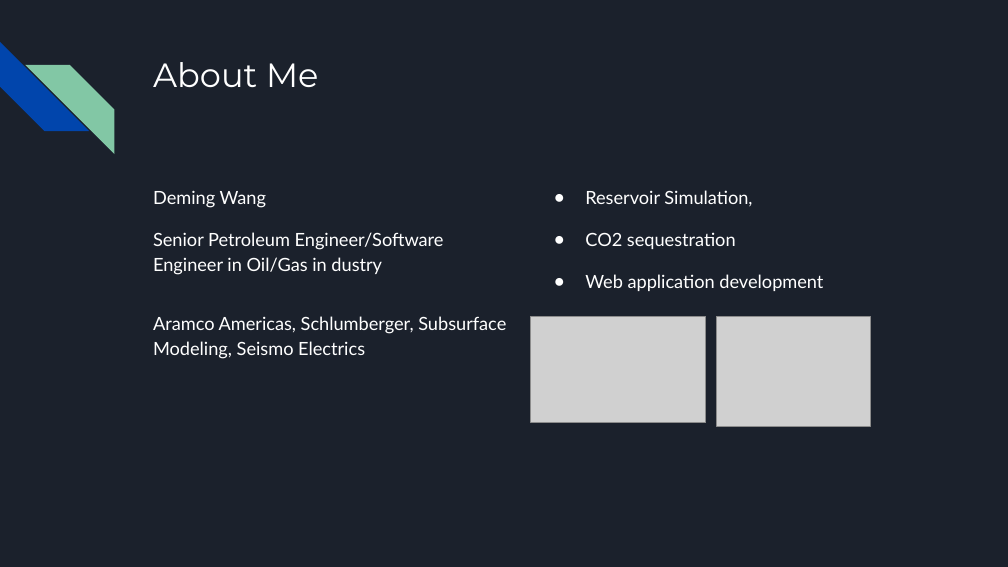
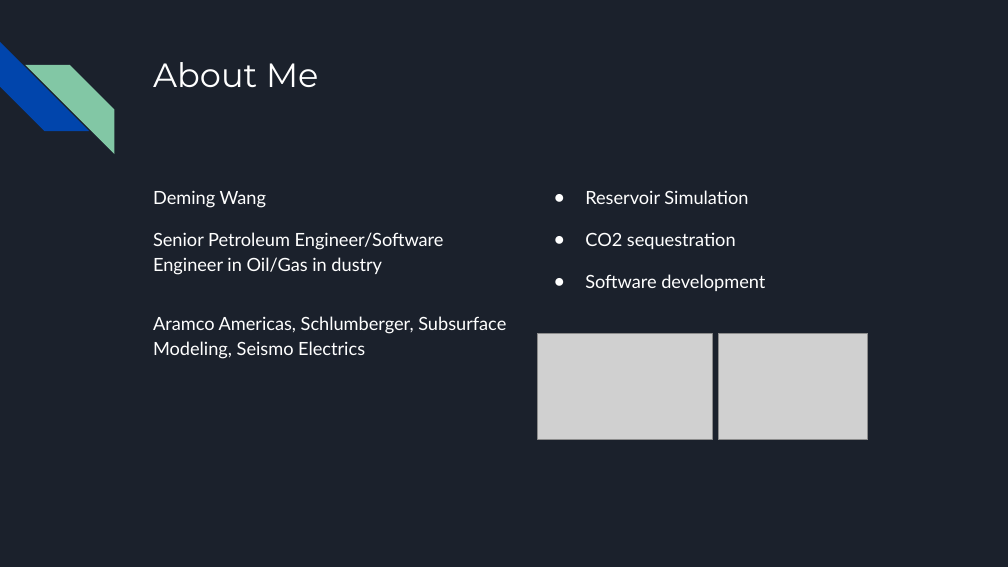
Before and after one commit to wdmhouston/SC24.6.13, a slide deck: slide 3 of Capstone_Project_Fruit_Prediction.pptx. Drawn at 1008x567 pixels with LibreOffice and Linux fonts; fonts in the diff are those of the drawing; grey boxes stand for pictures. Boxes give left, top, right and bottom in pixels: in the first picture for what was removed or moved away, otherwise in the second. Text is boxed around its words. In the diff, an @@ line names an element or a change of style, - is before the commit and + after.

Commit message:
update ppt

```diff
--- a/Capstone_Project_Fruit_Prediction.pptx
+++ b/Capstone_Project_Fruit_Prediction.pptx
@@ text at (585, 190, 748, 204): text changed @@
-● Reservoir Simulation,
+● Reservoir Simulation
@@ text at (585, 274, 765, 291): text changed @@
-● Web application development
+● Software development
@@ picture: place and size @@
-picture at (531, 317, 706, 423)
+picture at (537, 334, 712, 440)
@@ picture: place and size @@
-picture at (716, 317, 870, 426)
+picture at (719, 334, 868, 440)
```
Also in this commit, not shown: 1 other slide changed.
